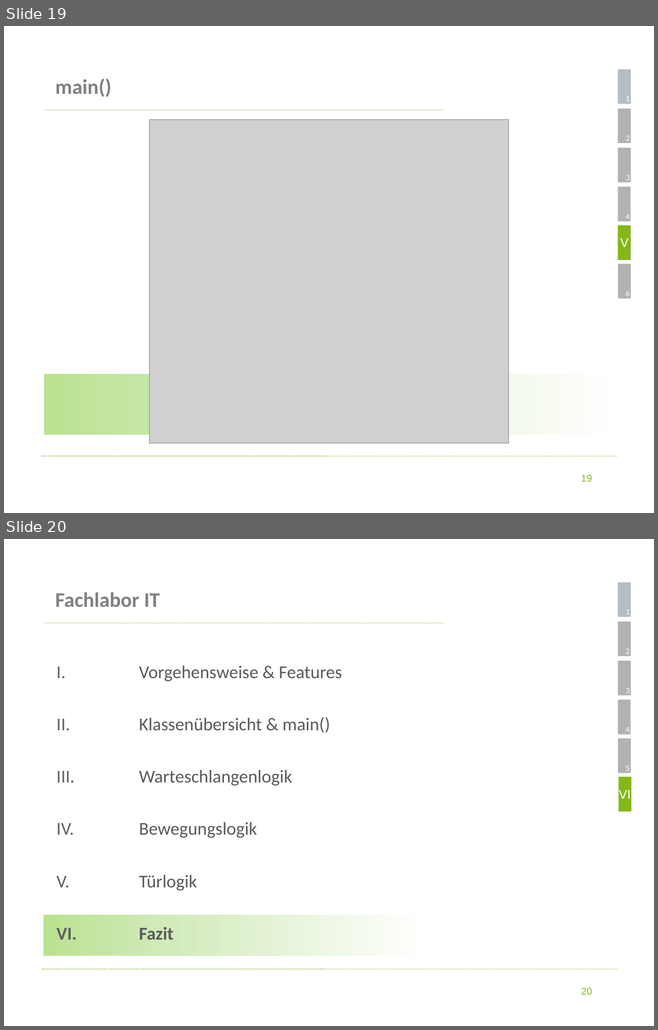
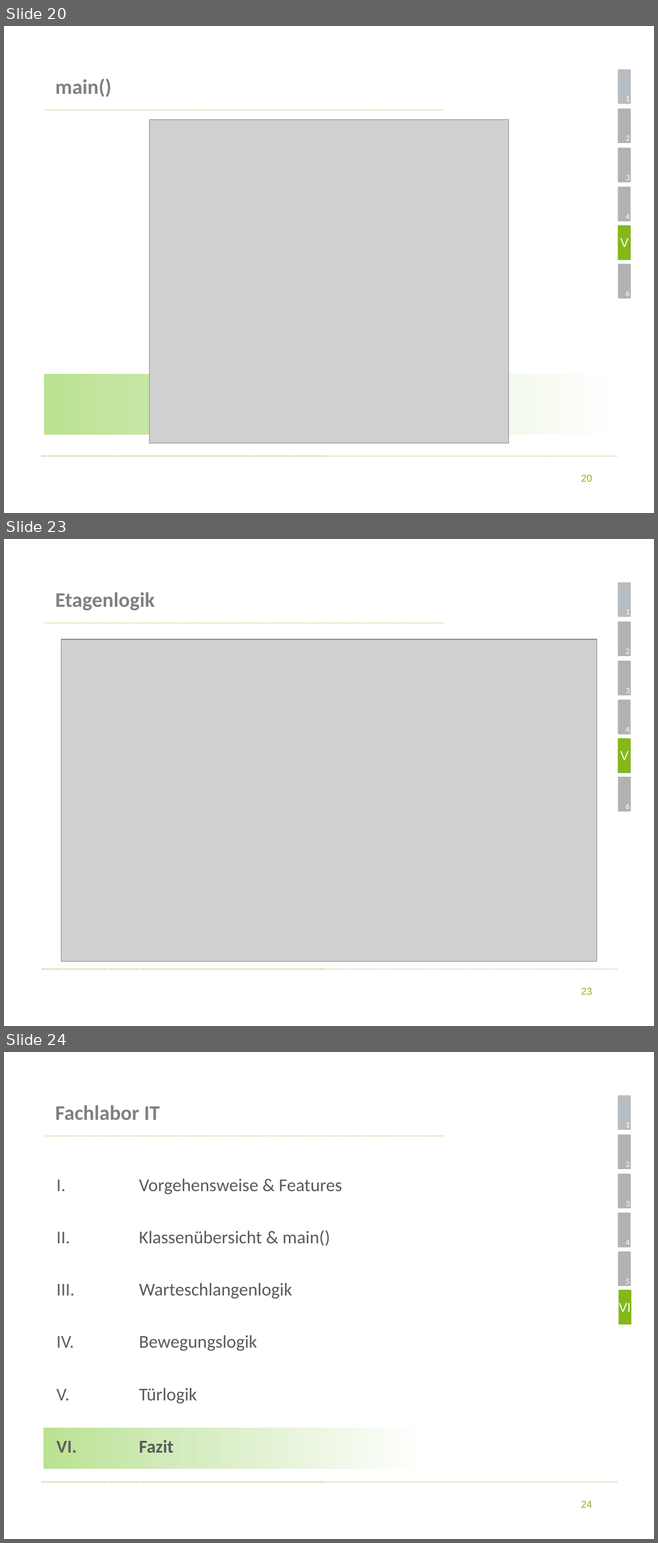
Before and after one commit to koeni90/elevatorUML, a slide deck: Präsentation.pptx. Shown one above the other, each under a label of ours: slides 19 and 20 before the commit, slides 20, 23 and 24 after it; the slides between them are not shown. The pictures are 658x1030 and 658x1543 pixels, drawn with LibreOffice and Linux fonts; fonts in the diff are those of the drawing; grey boxes stand for pictures; background and template pictures are left out. Boxes give left, top, right and bottom in pixels: in the first picture for what was removed or moved away, otherwise in the second. Text is boxed around its words. In the diff, an @@ line names an element or a change of style, - is before the commit and + after.

Commit message:
Kapitel 5 Etagenlogik

```diff
--- a/Präsentation.pptx
+++ b/Präsentation.pptx
@@ slide 23 added at (4, 539, 654, 1026), background #FFFFFF; not listed: 14 template elements that a slide beside it also shows @@
@@ title added at (55, 592, 154, 610), 23 pt, text #808080, bold @@
+Etagenlogik
@@ picture added at (61, 640, 596, 962) @@
@@ rounded rectangle added at (617, 739, 630, 773), fill #84B818 @@
@@ text added at (620, 751, 629, 760), 14 pt, text #FFFFFF @@
+V
@@ page number added at (581, 988, 592, 995), 11 pt, text #84B818 @@
+23
@@ what was slide 19 is now slide 20 @@
@@ page number at (581, 475, 592, 482): text changed @@
-19
+20
@@ what was slide 20 is now slide 24 @@
@@ page number at (581, 1501, 592, 1508): text changed @@
-20
+24
```
Also in this commit, not shown: 3 other slides added.
